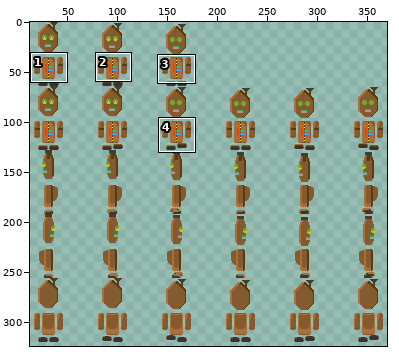
Edited in one commit: sprite sheet (Data/gfx/actors/player.png). The first picture is a wide view before the edit; the outline marks the close-up.
Close-up. Before the commit:
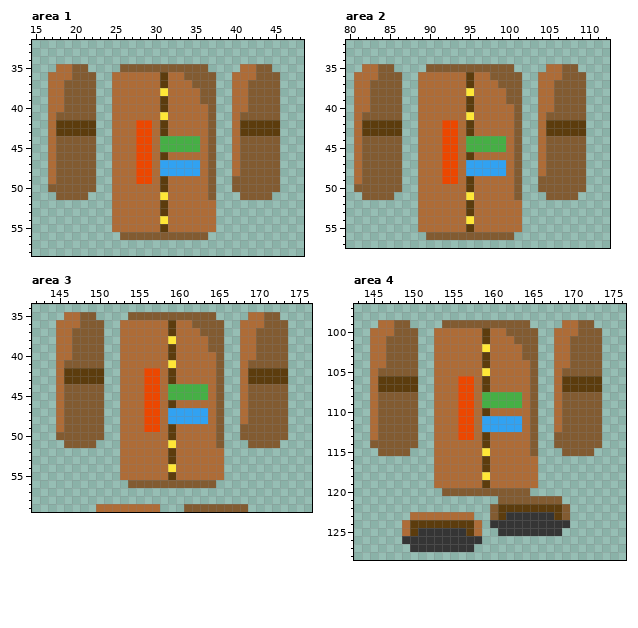
The file is 512x512 pixels. Shown: area 1: x 15..48, y 32..58; area 2: x 80..112, y 32..57; area 3: x 142..176, y 34..59; area 4: x 143..176, y 97..128. The wide view leaves out empty margins. The commit also changed other parts of the picture, which this record leaves out.
Once edited:
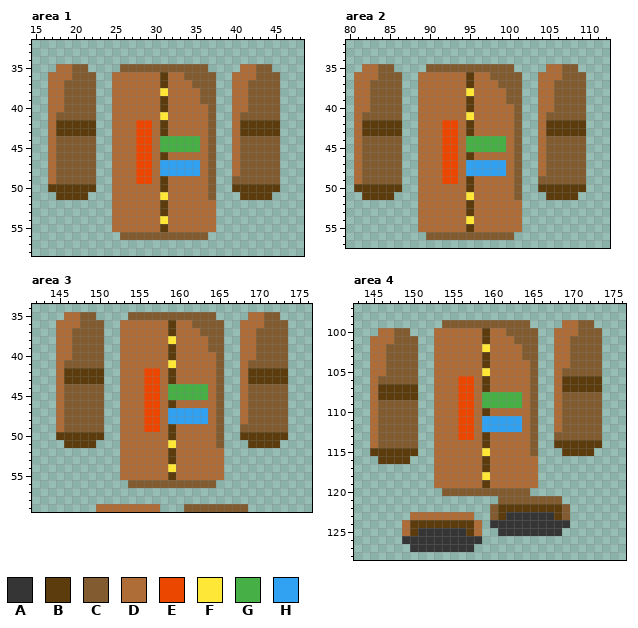
Palette (. is transparent): A #353535  B #5c3c0d  C #825b31  D #ae6c37  E #ec4700  F #ffe737  G #46af45  H #31a2f2
The edit:
--- area 1
@@ x 15..48 @@
 49 ..DCCCCC..DDDEEDBDDDDDC..CCCCCC...
-50 ..CCCCCC..DDDDDDBDDDDDC..CCCCCC...
-51 ...CCCC...DDDDDDFDDDDDC...CCCC....
+50 ..BBBBBB..DDDDDDBDDDDDC..BBBBBB...
+51 ...BBBB...DDDDDDFDDDDDC...BBBB....
 52 ..........DDDDDDBDDDDDD...........
--- area 2
@@ x 80..112 @@
 49 .DCCCCC..DDDEEDBDDDDDC..CCCCCC...
-50 .CCCCCC..DDDDDDBDDDDDC..CCCCCC...
-51 ..CCCC...DDDDDDFDDDDDC...CCCC....
+50 .BBBBBB..DDDDDDBDDDDDC..BBBBBB...
+51 ..BBBB...DDDDDDFDDDDDC...BBBB....
 52 .........DDDDDDBDDDDDD...........
--- area 3
@@ x 142..176 @@
 49 ...DCCCCC..DDDEEDBDDDDDC..CCCCCC...
-50 ...CCCCCC..DDDDDDBDDDDDC..CCCCCC...
-51 ....CCCC...DDDDDDFDDDDDC...CCCC....
+50 ...BBBBBB..DDDDDDBDDDDDC..BBBBBB...
+51 ....BBBB...DDDDDDFDDDDDC...BBBB....
 52 ...........DDDDDDBDDDDDD...........
--- area 4
@@ x 143..152 @@
  98 ..........
- 99 ...DDCC...
-100 ..DDDCCC..
-101 ..DDCCCC..
+ 99 ..........
+100 ...DDCC...
+101 ..DDDCCC..
 102 ..DDCCCC..
@@ x 144..152 @@
 104 .DDCCCC..
-105 .DCCCCC..
-106 .DBBBBB..
+105 .DDCCCC..
+106 .DCCCCC..
 107 .DBBBBB..
-108 .DCCCCC..
+108 .DBBBBB..
 109 .DCCCCC..
@@ x 143..176 @@
 113 ..DCCCCC..DDDEEDBDDDDDC..CCCCCC...
-114 ..CCCCCC..DDDDDDBDDDDDC..CCCCCC...
-115 ...CCCC...DDDDDDFDDDDDC...CCCC....
-116 ..........DDDDDDBDDDDDD...........
+114 ..DCCCCC..DDDDDDBDDDDDC..BBBBBB...
+115 ..BBBBBB..DDDDDDFDDDDDC...BBBB....
+116 ...BBBB...DDDDDDBDDDDDD...........
 117 ..........DDDDDDBDDDDDD...........
